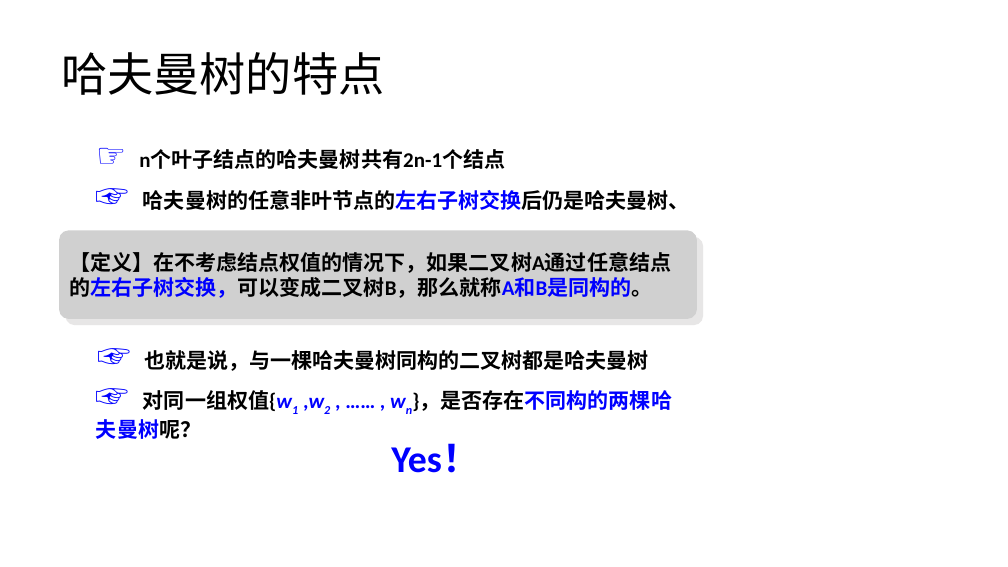
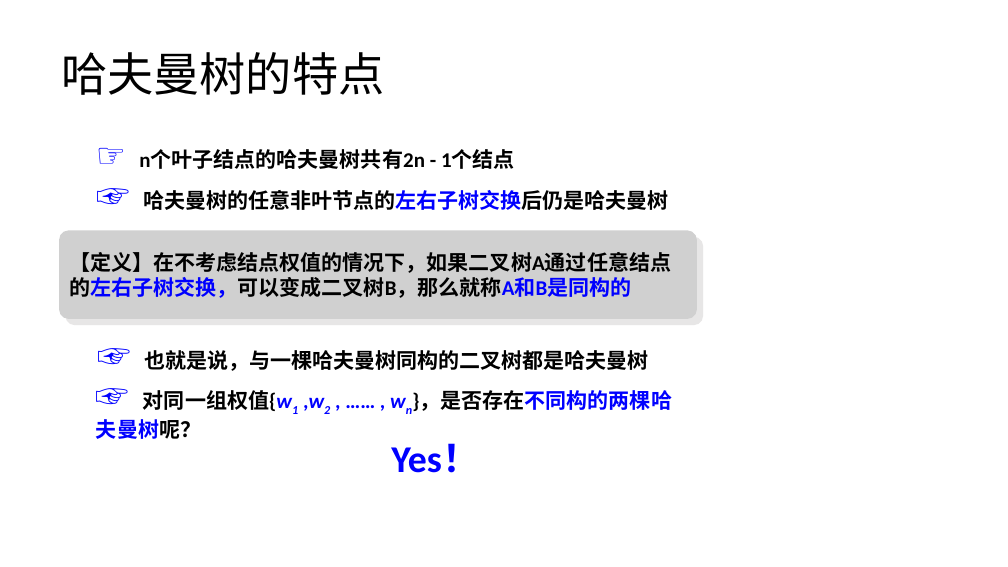
Before and after one commit to lezhang-thu/data-structure, a slide deck: slide 14 of 2022秋季-数据结构-第4章-树c.pptx. Drawn at 1008x567 pixels with LibreOffice and Linux fonts; fonts in the diff are those of the drawing; grey boxes stand for pictures. Boxes give left, top, right and bottom in pixels: in the first picture for what was removed or moved away, otherwise in the second. Text is boxed around its words. In the diff, an @@ line names an element or a change of style, - is before the commit and + after.

```diff
--- a/2022秋季-数据结构-第4章-树c.pptx
+++ b/2022秋季-数据结构-第4章-树c.pptx
@@ text at <box>139,149,515,169</box>: spaces changed @@
-☞ n个叶子结点的哈夫曼树共有2n-1个结点
+☞ n个叶子结点的哈夫曼树共有2n - 1个结点
@@ text at <box>143,190,669,210</box>: text changed @@
-☞ 哈夫曼树的任意非叶节点的左右子树交换后仍是哈夫曼树、
+☞ 哈夫曼树的任意非叶节点的左右子树交换后仍是哈夫曼树
@@ text in picture at <box>69,252,671,298</box>: text changed @@
-【定义】在不考虑结点权值的情况下，如果二叉树A通过任意结点的左右子树交换，可以变成二叉树B，那么就称A和B是同构的。
+【定义】在不考虑结点权值的情况下，如果二叉树A通过任意结点的左右子树交换，可以变成二叉树B，那么就称A和B是同构的
```
Also in this commit, not shown: 4 other slides changed, 3 other files.
